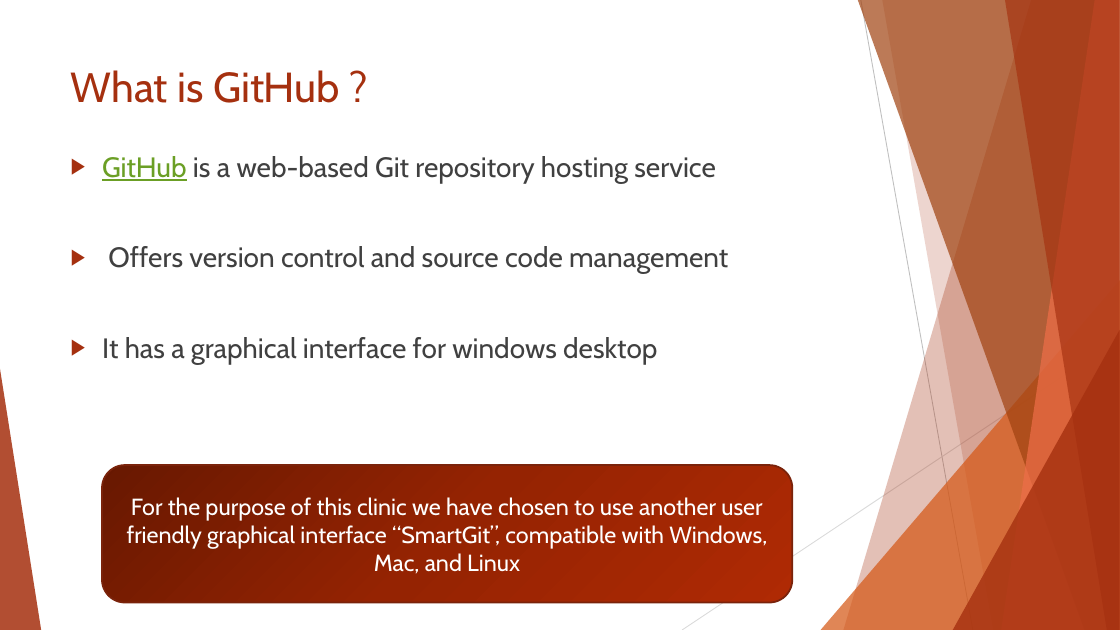
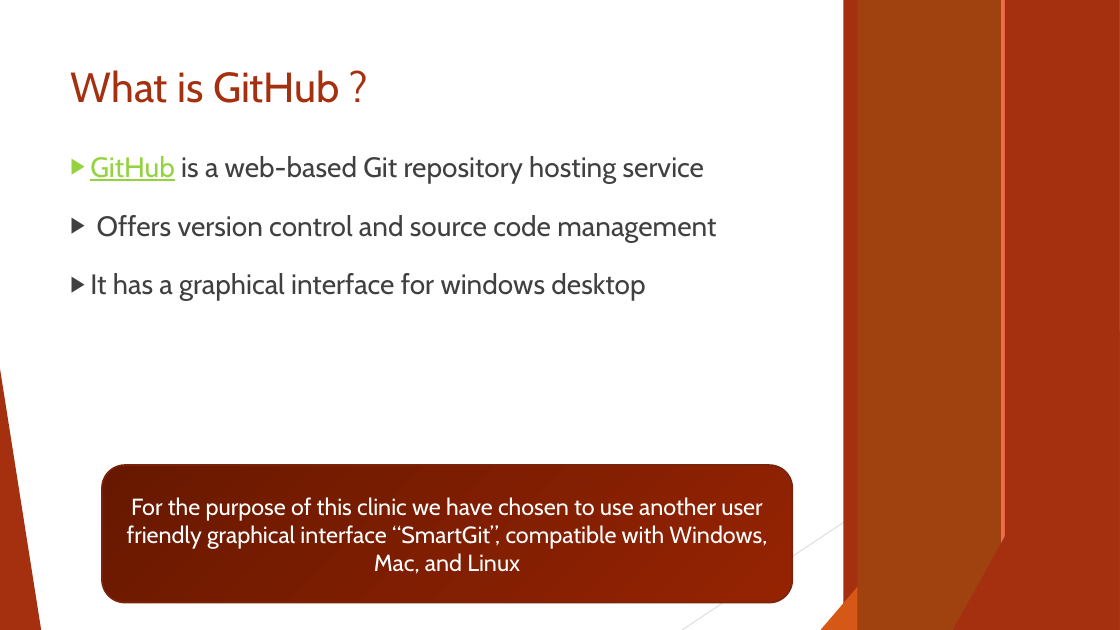
Before and after one commit to ICI3D/Sandbox, a slide deck: slide 3 of IntroToGitHub&SmartGit-v3.1.pptx. Drawn at 1120x630 pixels with LibreOffice and Linux fonts; fonts in the diff are those of the drawing. Boxes give left, top, right and bottom in pixels: in the first picture for what was removed or moved away, otherwise in the second. Text is boxed around its words. In the diff, an @@ line names an element or a change of style, - is before the commit and + after.

```diff
--- a/IntroToGitHub&SmartGit-v3.1.pptx
+++ b/IntroToGitHub&SmartGit-v3.1.pptx
@@ rectangle added at [844, 0, 1120, 630], fill #A5300F @@
@@ rectangle added at [858, 0, 1120, 630], fill #A04210 @@
@@ line (861, 0) - (973, 630): stroke #BFBFBF 0.75 pt to #BFBFBF 0.74 pt @@
@@ rectangle added at [882, 0, 1120, 630], fill #A5300F @@
@@ rectangle added at [1002, 0, 1120, 630], fill #EE6E49 @@
@@ group removed at [844, 0, 1120, 630]: 5 freeform shapes @@
@@ rectangle added at [1005, 0, 1120, 630], fill #A5300F @@
@@ text "GitHub is a web-based Git ..." at [90, 156, 716, 301]: text colour #6B9F25 to #94D340 in "GitHub"; indent changed; less space between paragraphs @@
@@ triangle at [821, 280, 1120, 630]: fill #D55816 at 72% opacity to #D55816 @@
@@ line (1120, 339) - (682, 630): stroke #D9D9D9 0.75 pt to #D9D9D9 0.74 pt @@
@@ triangle at [953, 330, 1120, 630]: fill #A5300F at 80% opacity to #A5300F @@
@@ triangle at [0, 369, 41, 630]: fill #A5300F at 85% opacity to #A5300F @@
@@ rounded rectangle "For the purpose of this ..." at [102, 465, 792, 603]: fill gradient #681902 to #952303 to #B02A04 to gradient #681801 to #952302; outline #7A240B 1.5 pt to #7A230B 1.5 pt; proportions changed @@
```
Also in this commit, not shown: 18 other slides changed, 3 other files.
